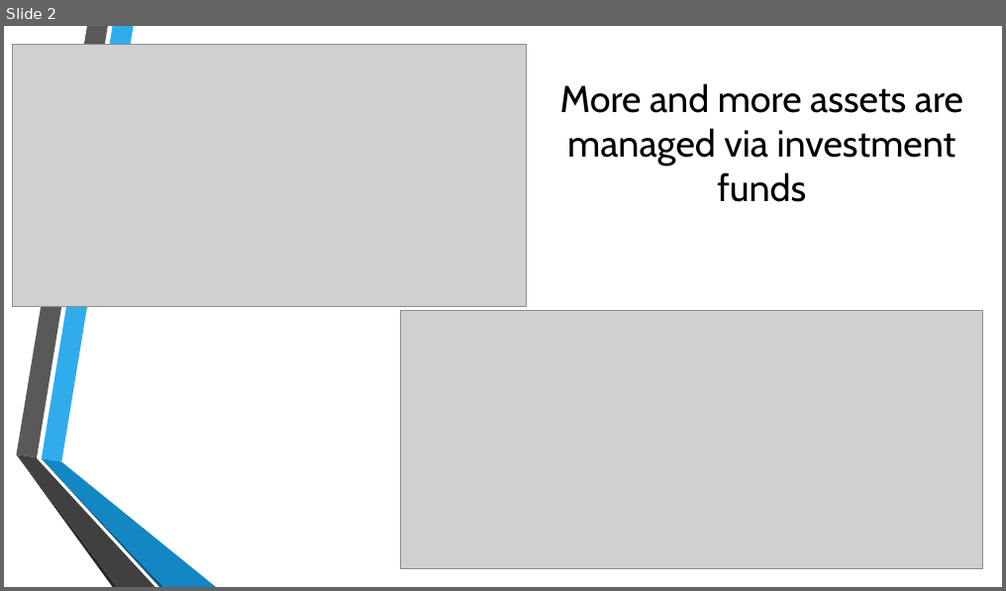
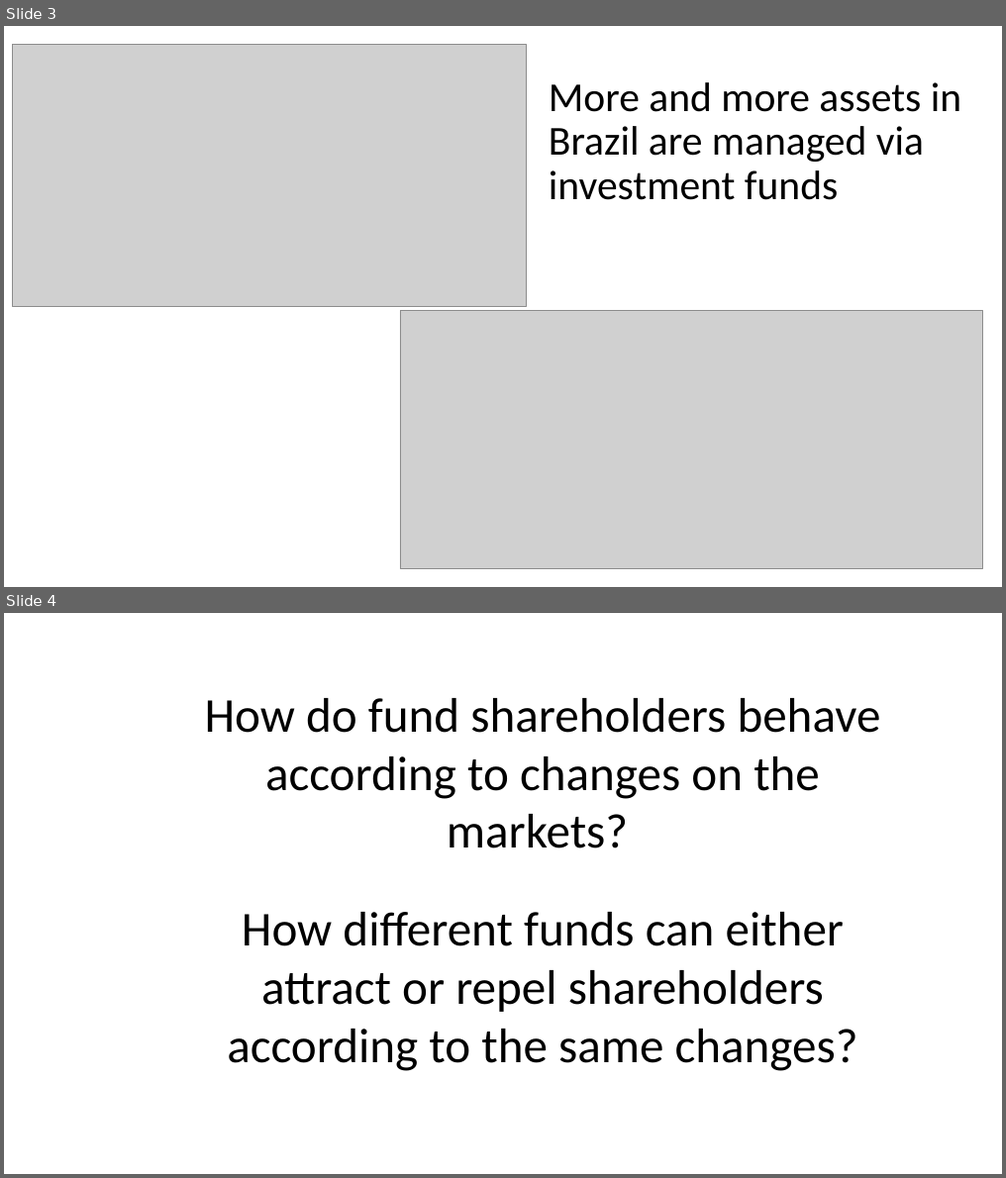
Before and after one commit to rafaelimai/ibmdscapstone, a slide deck: Presentation.pptx. Shown one above the other, each under a label of ours: slide 2 before the commit, slides 3 and 4 after it. The pictures are 1006x591 and 1006x1178 pixels, drawn with LibreOffice and Linux fonts; fonts in the diff are those of the drawing; grey boxes stand for pictures; background and template pictures are left out. Boxes give left, top, right and bottom in pixels: in the first picture for what was removed or moved away, otherwise in the second. Text is boxed around its words. In the diff, an @@ line names an element or a change of style, - is before the commit and + after.

```diff
--- a/Presentation.pptx
+++ b/Presentation.pptx
@@ slide 4 added at (x1=4, y1=613, x2=1002, y2=1174), background #FFFFFF @@
@@ text added at (x1=205, y1=698, x2=881, y2=849), 46.8 pt, text #000000 @@
+How do fund shareholders behave according to changes on the markets?
@@ text added at (x1=227, y1=912, x2=858, y2=1071), 46.8 pt, text #000000 @@
+How different funds can either attract or repel shareholders according to the same changes?
@@ what was slide 2 is now slide 3 @@
@@ slide 3 changed as well @@
@@ title at (x1=548, y1=82, x2=961, y2=200): text changed; size 36 to 39.6 pt; font Cabin to Calibri @@
-More and more assets are managed via investment funds
+More and more assets in Brazil are managed via investment funds
@@ group removed at (x1=16, y1=26, x2=216, y2=587): 6 freeform shapes @@
```
Also in this commit, not shown: 1 other slide changed, 18 other slides added, 1 slide removed.
